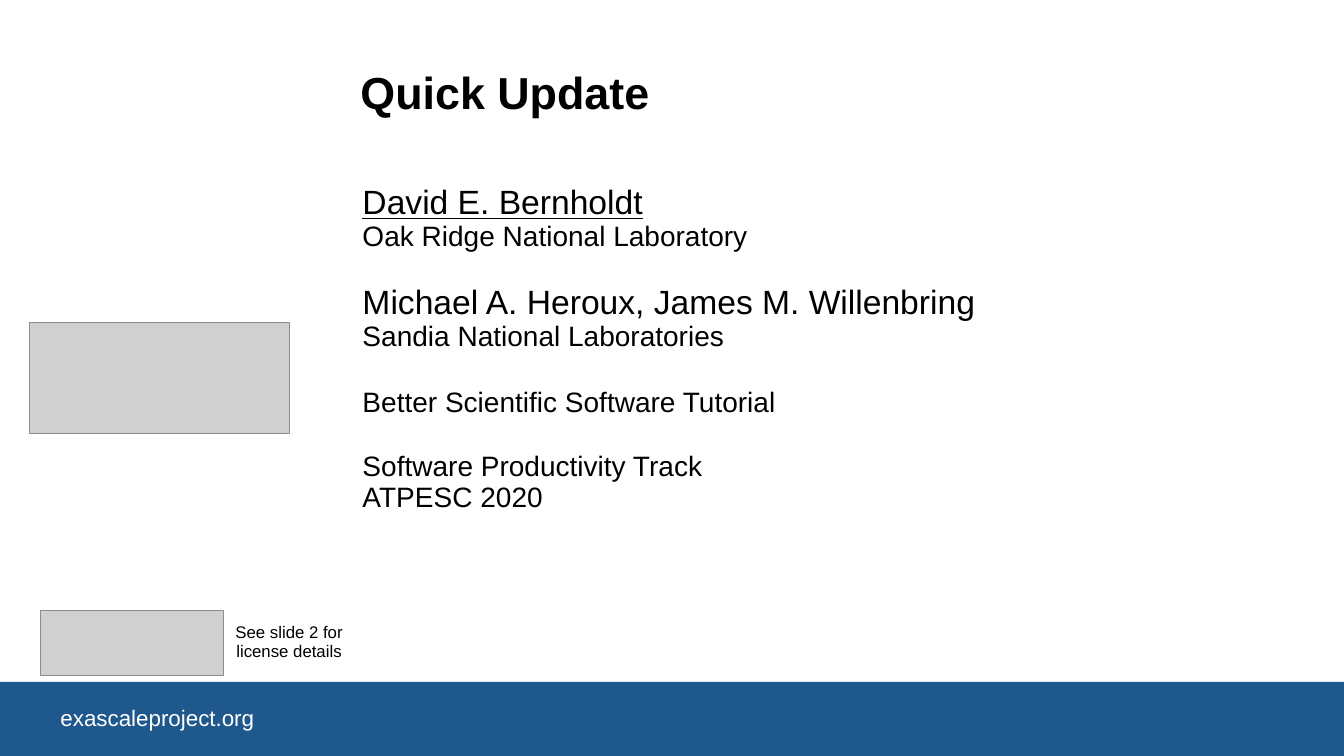
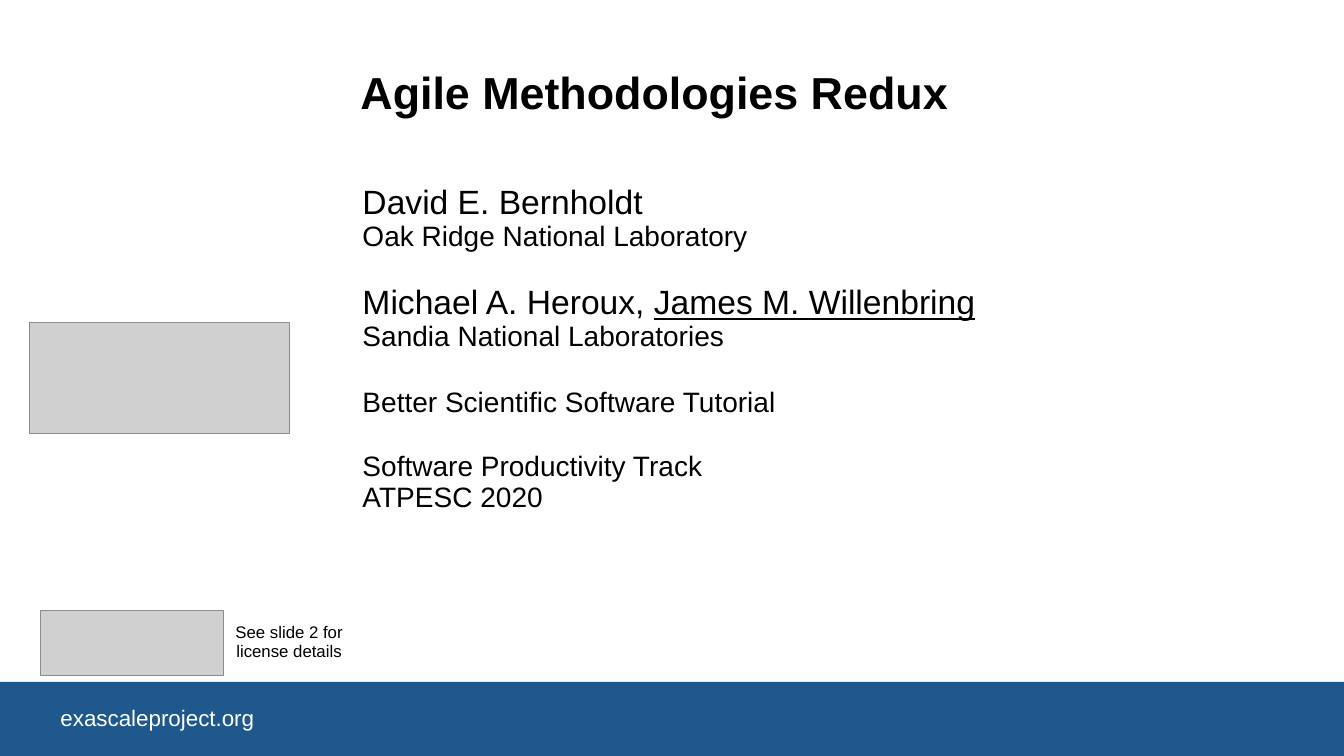
Before and after one commit to betterscientificsoftware/bssw-tutorial, a slide deck: slide 1 of presentations/05.5-quick-review.pptx. Drawn at 1344x756 pixels with LibreOffice and Linux fonts; fonts in the diff are those of the drawing; grey boxes stand for pictures; background and template pictures are left out. Boxes give left, top, right and bottom in pixels: in the first picture for what was removed or moved away, otherwise in the second. Text is boxed around its words. In the diff, an @@ line names an element or a change of style, - is before the commit and + after.

Commit message:
small updates

```diff
--- a/presentations/05.5-quick-review.pptx
+++ b/presentations/05.5-quick-review.pptx
@@ title at (360, 76, 948, 118): text changed @@
-Quick Update
+Agile Methodologies Redux
@@ subtitle at (362, 189, 975, 413): underline off in "David E. Bernholdt"; underline on in "James M. Willenbring" @@
```
Also in this commit, not shown: 1 slide removed.
